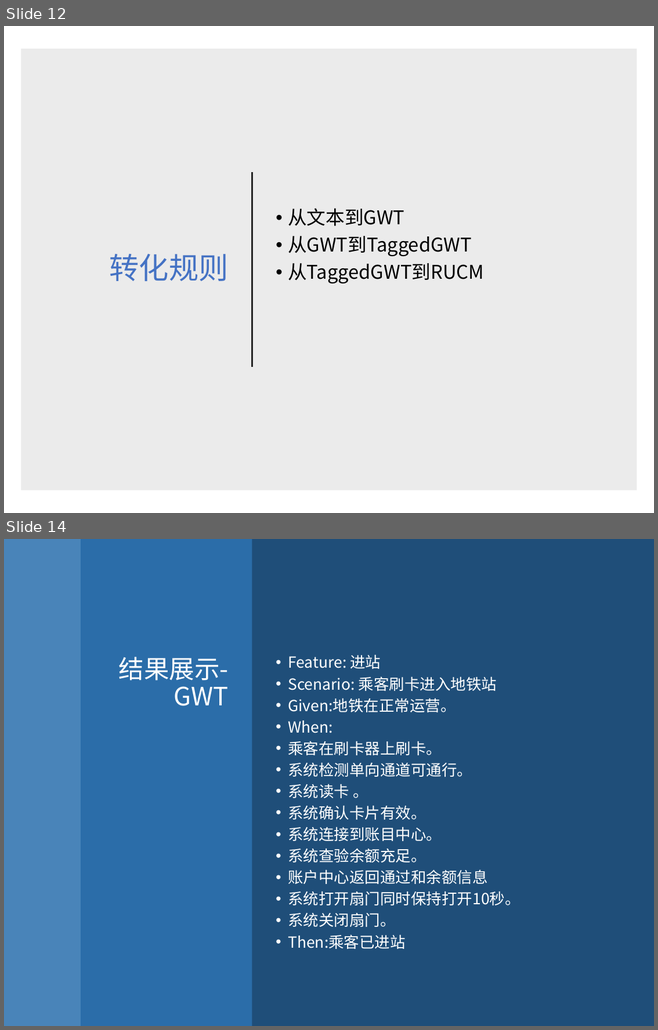
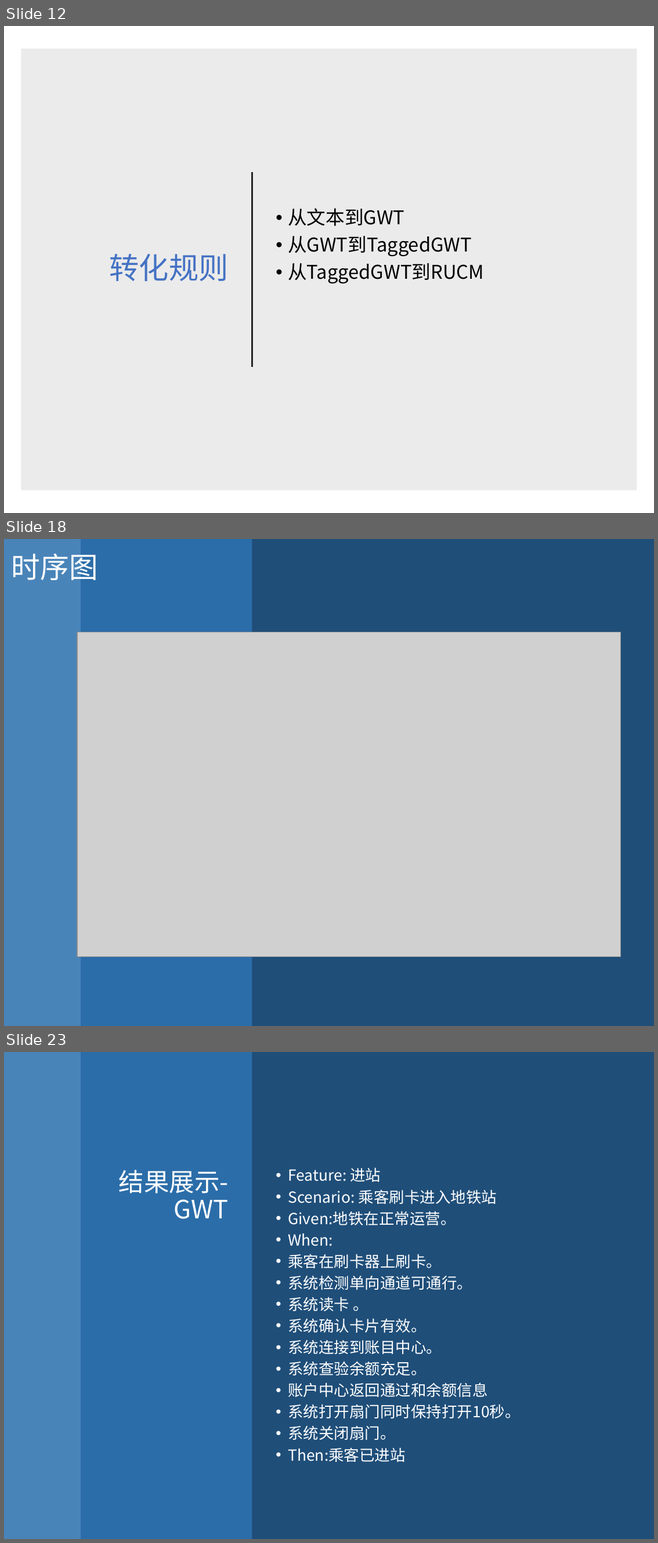
Before and after one commit to PatrickZad/AISRED, a slide deck: TEAM演示.pptx. Shown one above the other, each under a label of ours: slides 12 and 14 before the commit, slides 12, 18 and 23 after it; the slides between them are not shown. The pictures are 658x1030 and 658x1543 pixels, drawn with LibreOffice and Linux fonts; fonts in the diff are those of the drawing; grey boxes stand for pictures. Boxes give left, top, right and bottom in pixels: in the first picture for what was removed or moved away, otherwise in the second. Text is boxed around its words. In the diff, an @@ line names an element or a change of style, - is before the commit and + after.

```diff
--- a/TEAM演示.pptx
+++ b/TEAM演示.pptx
@@ slide 18 added at [4,539,654,1026], background #1F4E79 @@
@@ rectangle added at [4,539,81,1026], fill #5B9BD5 at 70% opacity @@
@@ text added at [12,553,98,580], 32 pt, text #FFFFFF @@
+时序图
@@ rectangle added at [81,539,252,1026], fill #2E75B6 at 80% opacity @@
@@ picture added at [76,632,620,957] @@
@@ what was slide 14 is now slide 23 @@
```
Also in this commit, not shown: 3 slides changed, 8 other slides added, 2 other files.
